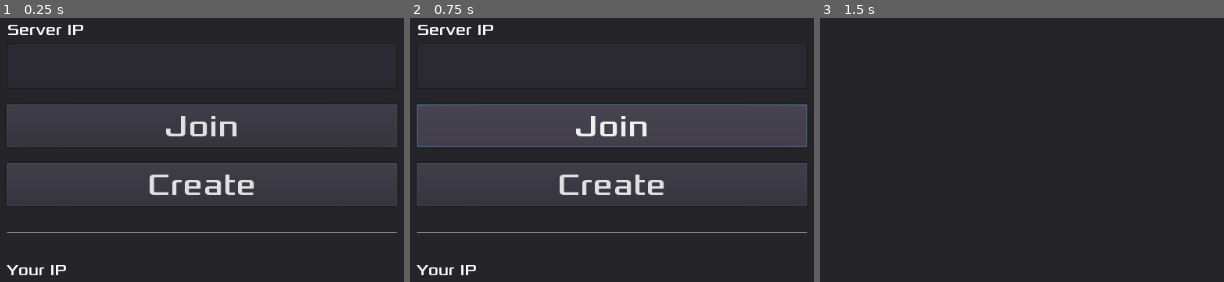
Above: before the commit, frames 1-3 (left to right).
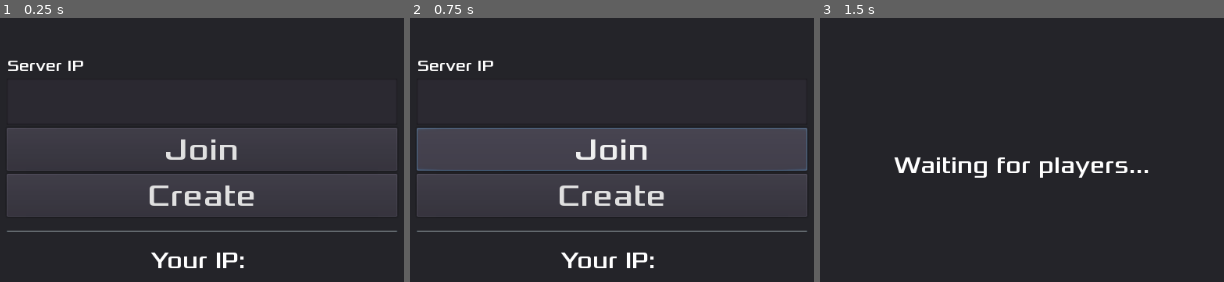
Above: after the commit, the same moments.

Repository: stewchan/kitchen
Game: Godot game, scene res://game/Game.tscn
Same seed, same stepped clock (60 frames per second), same inputs: the game is played once before the commit and once after it. The engine's default icon, where the game draws it, is replaced by a stand-in: a white triangle on a blue panel in a dark square.
Inputs:
- Up to frame 1 (0.25 s): no input
- Up to frame 2 (0.75 s): click "Join" at 0.5 s
- Up to frame 3 (1.5 s): click "Create" at 1.25 s

The runs differ from the first frame. In frame 1, 11% of the frame differs, in the area x 1-99%, y 2-98%; in frame 2, 21%; in frame 3, 1.7%.
Error in both runs: Invalid get index '3' (on base: 'Array'). (res://network/Network.gd:18)

Commit message:
Refactor

Diff:
--- a/lobby/Lobby.gd
+++ b/lobby/Lobby.gd
@@ -3,9 +3,9 @@
 var WorldScene: PackedScene = preload("res://world/World.tscn")
 var PlayerScene: PackedScene = preload("res://player/Player.tscn")
 
-onready var multiplayer_config_ui = $MultiplayerConfig
-onready var server_ip = $MultiplayerConfig/V/V/ServerIP
-onready var device_ip_label = $MultiplayerConfig/V/V2/DeviceIPLabel
+onready var config_ui = $C/V/Config
+onready var server_ip = $C/V/Config/V/ServerIP
+onready var message_label = $C/V/Info/MessageLabel
 onready var world = get_parent().get_node("World")
 onready var players = get_parent().get_node("Players")
 
@@ -16,13 +16,12 @@
 	get_tree().connect("connected_to_server", self, "_on_connected_to_server")
 
 	server_ip.text = Network.ip_address
-	device_ip_label.text = Network.ip_address
+	message_label.text = "Your IP: " + Network.ip_address
 
 
 func _on_player_connected(id: int) -> void:
 	print("Player connected: " + str(id))
 	if Network.pid == 1:
-		print("updating")
 		update_players()
 
 
@@ -36,7 +35,8 @@
 
 
 func _on_CreateButton_pressed() -> void:
-	multiplayer_config_ui.hide()
+	config_ui.hide()
+	message_label.text = "Waiting for players..."
 	Network.create_server()
 	spawn_player(1)
 
@@ -47,7 +47,8 @@
 		Network.ip_address = server_ip.text
 		Network.join_server()
 		spawn_player(Network.pid)
-		multiplayer_config_ui.hide()
+		config_ui.hide()
+		message_label.text = "Joined"
 
 
 
--- a/lobby/Lobby.tscn
+++ b/lobby/Lobby.tscn
@@ -28,7 +28,7 @@
 anchor_right = 1.0
 anchor_bottom = 1.0
 
-[node name="MultiplayerConfig" type="CenterContainer" parent="."]
+[node name="C" type="CenterContainer" parent="."]
 anchor_left = 0.5
 anchor_top = 0.5
 anchor_right = 0.5
@@ -38,23 +38,26 @@
 margin_right = 250.0
 margin_bottom = 193.0
 
-[node name="V" type="VBoxContainer" parent="MultiplayerConfig"]
-margin_top = 6.0
+[node name="V" type="VBoxContainer" parent="C"]
+margin_top = 52.0
 margin_right = 500.0
-margin_bottom = 380.0
-custom_constants/separation = 20
+margin_bottom = 333.0
 
-[node name="V" type="VBoxContainer" parent="MultiplayerConfig/V"]
+[node name="Config" type="VBoxContainer" parent="C/V"]
+margin_right = 500.0
+margin_bottom = 240.0
+
+[node name="V" type="VBoxContainer" parent="C/V/Config"]
 margin_right = 500.0
 margin_bottom = 88.0
 
-[node name="Label" type="Label" parent="MultiplayerConfig/V/V"]
+[node name="Label" type="Label" parent="C/V/Config/V"]
 margin_right = 500.0
 margin_bottom = 25.0
 custom_fonts/font = SubResource( 4 )
 text = "Server IP"
 
-[node name="ServerIP" type="LineEdit" parent="MultiplayerConfig/V/V"]
+[node name="ServerIP" type="LineEdit" parent="C/V/Config/V"]
 margin_top = 29.0
 margin_right = 500.0
 margin_bottom = 88.0
@@ -64,43 +67,36 @@
 align = 1
 clear_button_enabled = true
 
-[node name="JoinButton" type="Button" parent="MultiplayerConfig/V"]
-margin_top = 108.0
+[node name="JoinButton" type="Button" parent="C/V/Config"]
+margin_top = 92.0
 margin_right = 500.0
-margin_bottom = 163.0
+margin_bottom = 147.0
 custom_fonts/font = SubResource( 1 )
 text = "Join"
 
-[node name="CreateButton" type="Button" parent="MultiplayerConfig/V"]
-margin_top = 183.0
+[node name="CreateButton" type="Button" parent="C/V/Config"]
+margin_top = 151.0
 margin_right = 500.0
-margin_bottom = 238.0
+margin_bottom = 206.0
 custom_fonts/font = SubResource( 1 )
 text = "Create"
 
-[node name="HSeparator" type="HSeparator" parent="MultiplayerConfig/V"]
-margin_top = 258.0
+[node name="HSeparator" type="HSeparator" parent="C/V/Config"]
+margin_top = 210.0
 margin_right = 500.0
-margin_bottom = 288.0
+margin_bottom = 240.0
 rect_min_size = Vector2( 0, 30 )
 
-[node name="V2" type="VBoxContainer" parent="MultiplayerConfig/V"]
-margin_top = 308.0
+[node name="Info" type="VBoxContainer" parent="C/V"]
+margin_top = 244.0
 margin_right = 500.0
-margin_bottom = 374.0
+margin_bottom = 281.0
 
-[node name="Label" type="Label" parent="MultiplayerConfig/V/V2"]
+[node name="MessageLabel" type="Label" parent="C/V/Info"]
 margin_right = 500.0
-margin_bottom = 25.0
-custom_fonts/font = SubResource( 4 )
-text = "Your IP"
-
-[node name="DeviceIPLabel" type="Label" parent="MultiplayerConfig/V/V2"]
-margin_top = 29.0
-margin_right = 500.0
-margin_bottom = 66.0
+margin_bottom = 37.0
 custom_fonts/font = SubResource( 3 )
 align = 1
 
-[connection signal="pressed" from="MultiplayerConfig/V/JoinButton" to="." method="_on_JoinButton_pressed"]
-[connection signal="pressed" from="MultiplayerConfig/V/CreateButton" to="." method="_on_CreateButton_pressed"]
+[connection signal="pressed" from="C/V/Config/JoinButton" to="." method="_on_JoinButton_pressed"]
+[connection signal="pressed" from="C/V/Config/CreateButton" to="." method="_on_CreateButton_pressed"]
--- a/world/World.tscn
+++ b/world/World.tscn
@@ -1,6 +1,12 @@
-[gd_scene load_steps=2 format=2]
+[gd_scene load_steps=3 format=2]
 
 [ext_resource path="res://world/World.gd" type="Script" id=1]
+[ext_resource path="res://icon.png" type="Texture" id=2]
 
 [node name="World" type="Node2D"]
+visible = false
 script = ExtResource( 1 )
+
+[node name="Background" type="Sprite" parent="."]
+position = Vector2( 499, 263 )
+texture = ExtResource( 2 )
Not shown, added: addons/multirun/Multirun.gd
Not shown, added: addons/multirun/plugin.cfg
